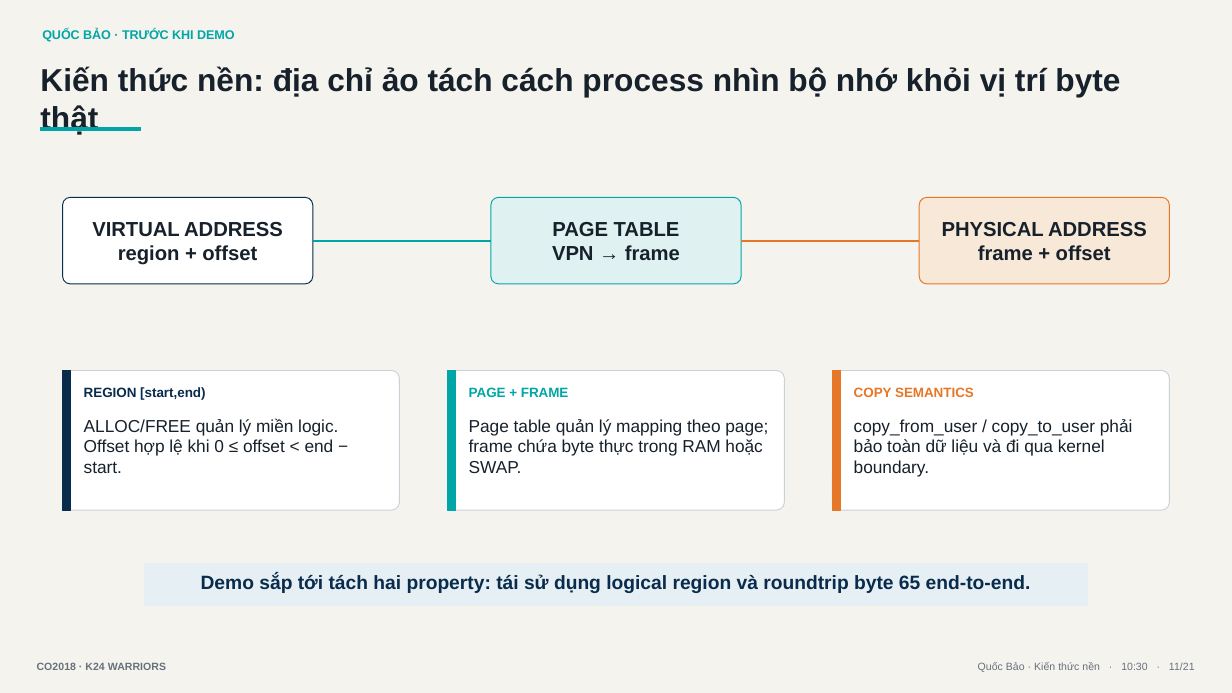
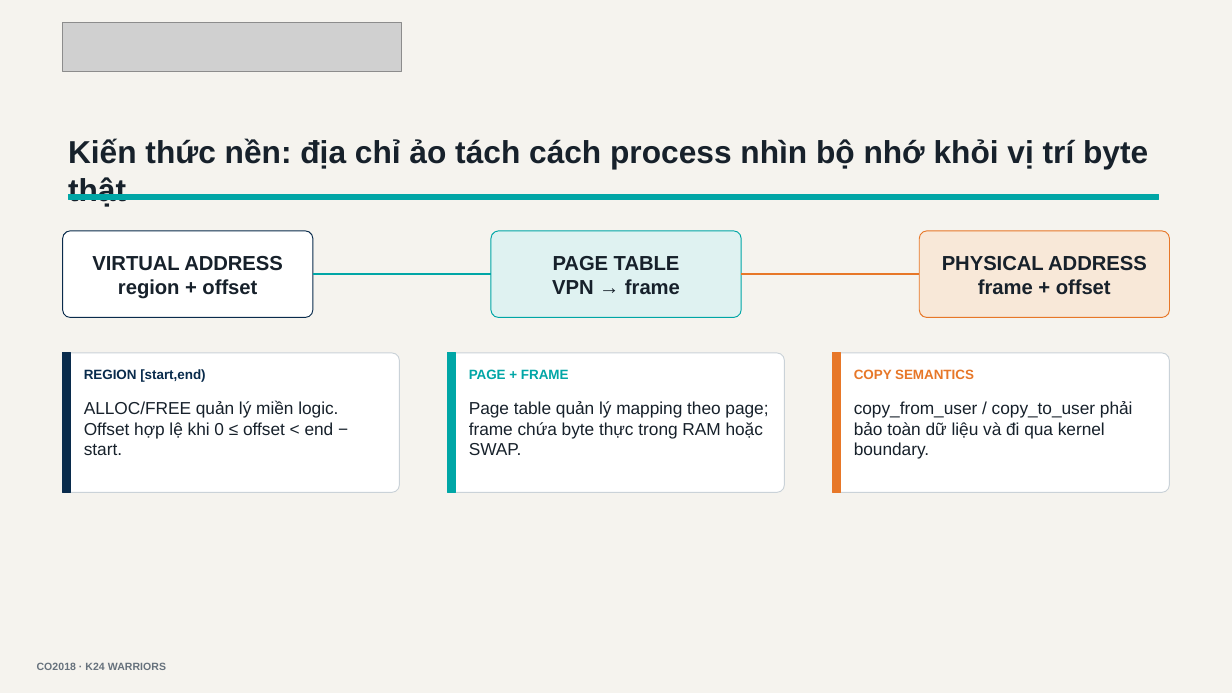
Before and after one commit to tranbaoanh21/os-assignment, a slide deck: slide 9 of os_simulator_demo_slides.pptx. Drawn at 1232x693 pixels with LibreOffice and Linux fonts; fonts in the diff are those of the drawing; grey boxes stand for pictures. Boxes give left, top, right and bottom in pixels: in the first picture for what was removed or moved away, otherwise in the second. Text is boxed around its words. In the diff, an @@ line names an element or a change of style, - is before the commit and + after.

Commit message:
prepare final live demo with paging tests

```diff
--- a/os_simulator_demo_slides.pptx
+++ b/os_simulator_demo_slides.pptx
@@ rectangle removed at (x1=41, y1=23, x2=329, y2=50) @@
-QUỐC BẢO · TRƯỚC KHI DEMO
@@ picture added at (x1=63, y1=22, x2=402, y2=71) @@
@@ rectangle "Kiến thức nền: địa chỉ ..." moved from (x1=39, y1=55, x2=1189, y2=123) to (x1=67, y1=128, x2=1217, y2=196) @@
@@ rectangle resized from (x1=41, y1=128, x2=140, y2=131) to (x1=68, y1=195, x2=1160, y2=200) @@
@@ rectangle at (x1=68, y1=195, x2=1160, y2=200): mirrored @@
@@ 3 rounded rectangles, 2 lines moved together from (x1=63, y1=198, x2=1170, y2=285) to (x1=63, y1=231, x2=1170, y2=318) @@
@@ 6 rectangles, 3 rounded rectangles moved together from (x1=63, y1=371, x2=1170, y2=510) to (x1=63, y1=353, x2=1170, y2=493) @@
@@ 3 rectangles moved together from (x1=82, y1=413, x2=1158, y2=501) to (x1=82, y1=396, x2=1158, y2=483) @@
@@ rectangle removed at (x1=144, y1=563, x2=1088, y2=605) @@
-Demo sắp tới tách hai property: tái sử dụng logical region và roundtrip byte 65 end-to-end.
@@ rectangle removed at (x1=818, y1=658, x2=1197, y2=679) @@
-Quốc Bảo · Kiến thức nền · 10:30 · 11/21
```
Also in this commit, not shown: 16 other slides changed, 3 slides added, 1 slide removed, 14 other files.
